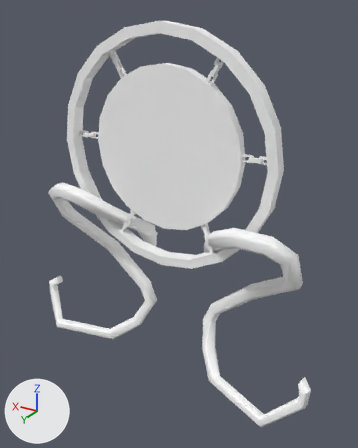
Renders of the FBX model OlympusUnity/Assets/_Project/Models/Monuments/Medusa Mirror.fbx from each side of a commit.
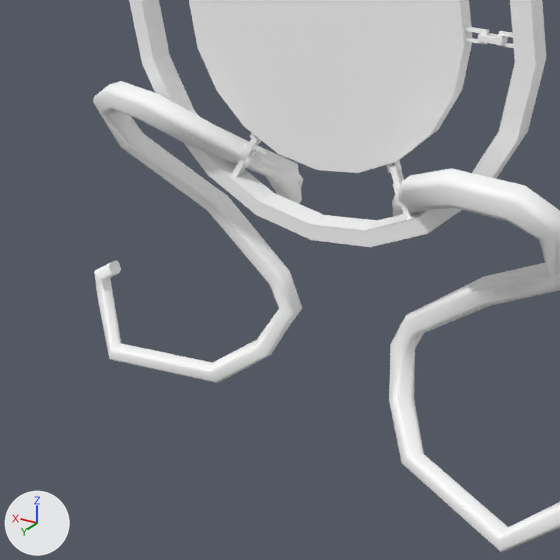
The first picture shows the older version from a camera (50 mm lens) standing at (-0.1178, -0.0591, 0.061) and looking at (-0.0777, -0.1259, 0.0276). The close-ups show both versions on the part from 0% to 81% of the width and 31% to 96% of the height of that picture; other places that the commit changed are outside them. The lights are fixed; the arrows at lower left show +X, +Y and +Z. Where no turn or scale is listed for an object, it has been applied to the vertices.

The first close-up shows 'man:main_mirror', 'man:outter_circle', 'man:snake_2', 'man:snake_3'.
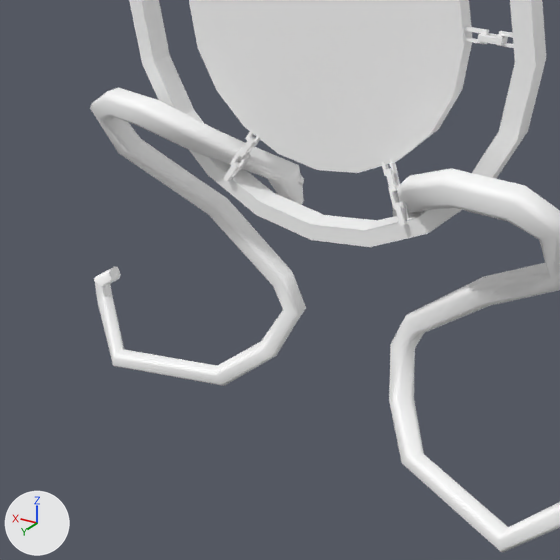
The newer file is also turned or shifted as a whole; pictures and numbers use the older file's frame.

The change, as a diff of the scene's bpy script:
```diff
--- a/OlympusUnity/Assets/_Project/Models/Monuments/Medusa Mirror.fbx.py
+++ b/OlympusUnity/Assets/_Project/Models/Monuments/Medusa Mirror.fbx.py
@@ me_mesh_027_1 @@
+me_mesh_027_1.from_pydata(...)  # 218 vertices, 228 faces; spans x -14.5..1.9, y -13.4..6.1, z -1.5..5.8
+me_mesh_027_1.materials.append(mat_snake_base)  # white #ffffff
@@ ob_man_snake_2 @@
-ob_man_snake_2 = bpy.data.objects.new('man:snake_2', me_mesh)
+ob_man_snake_2 = bpy.data.objects.new('man:snake_2', me_mesh_027_1)
 ob_man_snake_2.parent = ob_man_mirror_2
```

Location of each change, (x1, y1, x2, y2) in pixels of the close-ups (560 x 560 px):
'man:snake_2', reshaped
    before: (93, 81, 302, 383)
    after: (90, 87, 306, 386)
